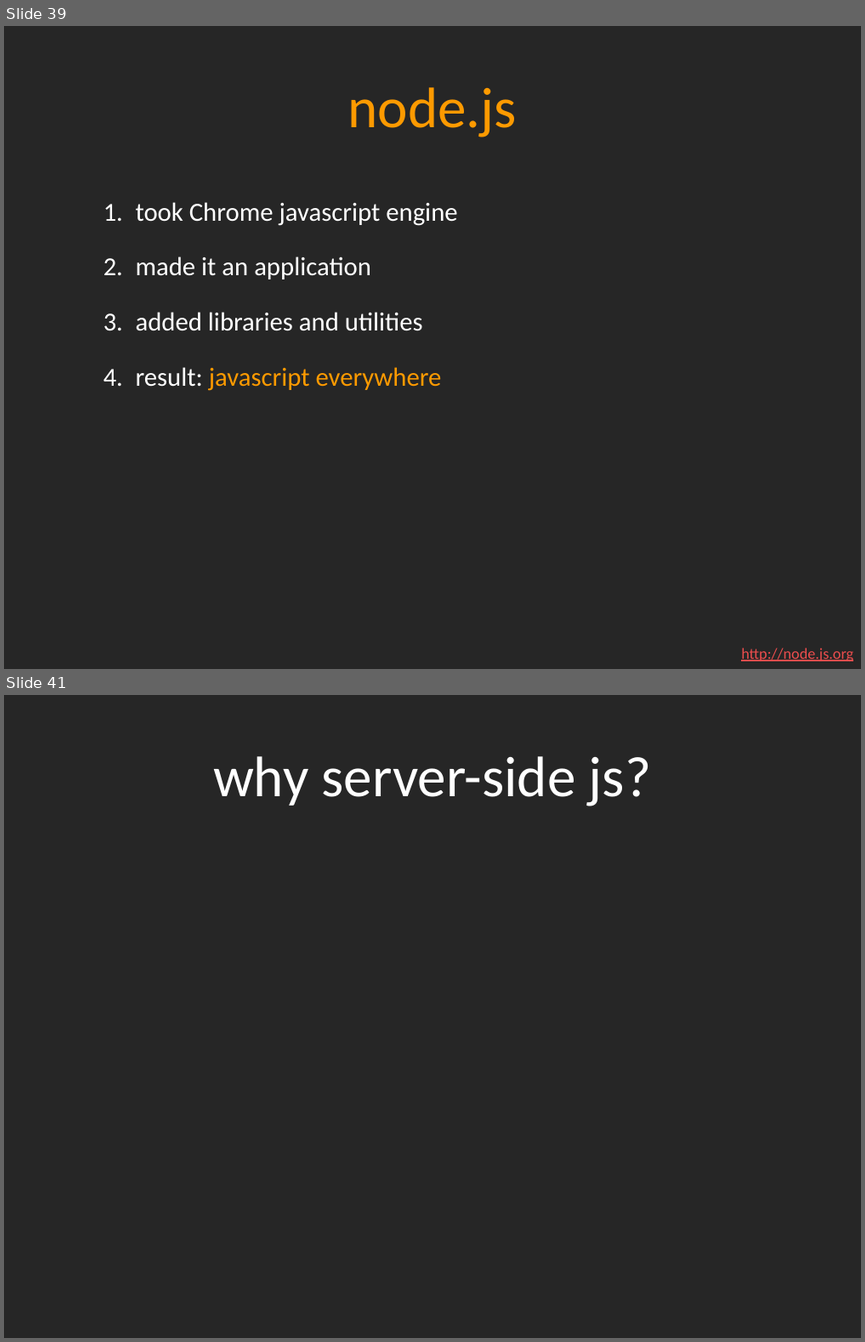
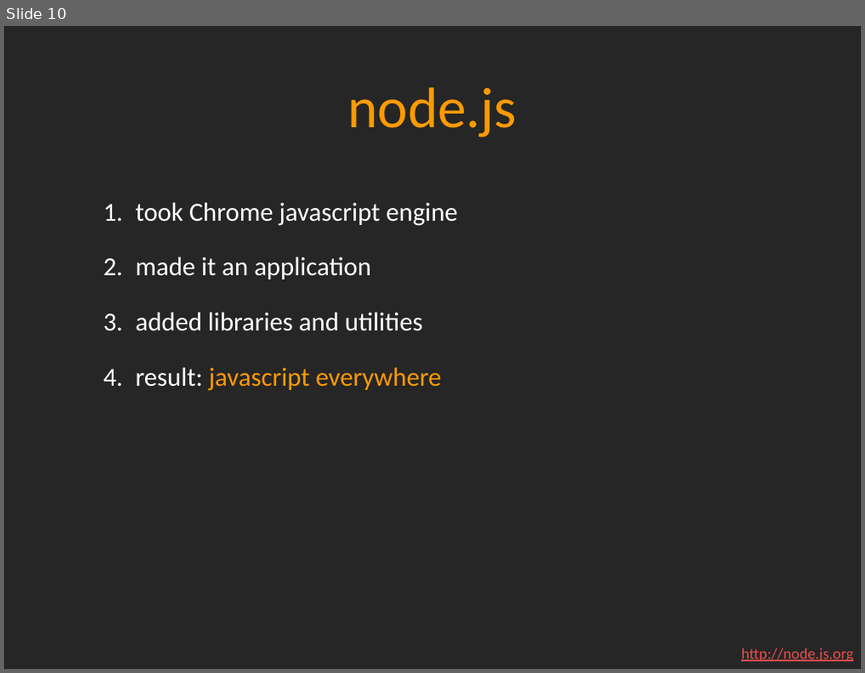
Before and after one commit to dantasse/ssuiweb2014, a slide deck: week09/week09.pptx. Shown one above the other, each under a label of ours: slides 39 and 41 before the commit, slide 10 after it; the slides between them are not shown. The pictures are 865x1342 and 865x673 pixels, drawn with LibreOffice and Linux fonts; fonts in the diff are those of the drawing. Boxes give left, top, right and bottom in pixels: in the first picture for what was removed or moved away, otherwise in the second. Text is boxed around its words. In the diff, an @@ line names an element or a change of style, - is before the commit and + after.

```diff
--- a/week09/week09.pptx
+++ b/week09/week09.pptx
@@ slide 41 removed at bbox=[4, 695, 861, 1338], background #262626 @@
@@ title removed at bbox=[213, 756, 651, 806] @@
-why server-side js?
@@ what was slide 39 is now slide 10 @@
```
Also in this commit, not shown: 3 slides added, 26 other slides removed, 2 other files.
